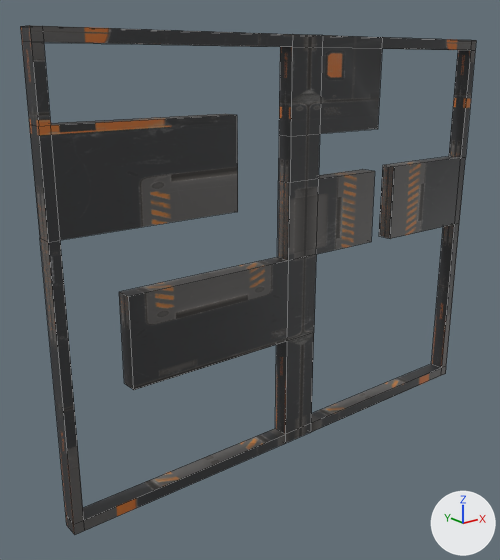
A saved change to the FBX model Assets/3D Models/Levels/Level.fbx.
One viewpoint serves both versions: a 50 mm camera at (-28.15, -30.54, 23.82) aimed at (-2.59, 1.42, 11.04). Lighting does not change. The marker at lower right points along +X, +Y and +Z. Mesh edges are drawn as thin lines. Where no turn or scale is listed for an object, it has been applied to the vertices.
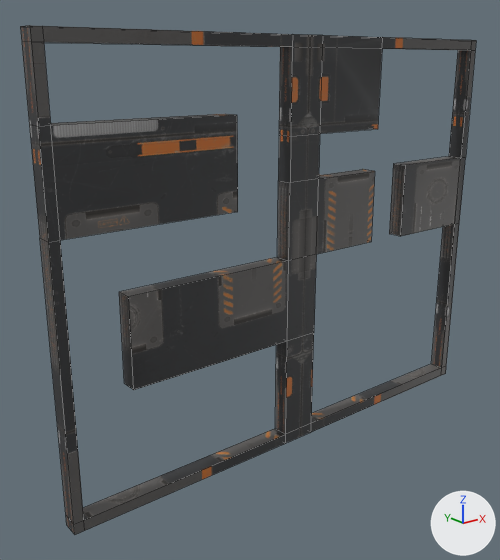
Changed parts and their boxes (x1, y1, x2, y2) in the pictures (500 x 560 px; the box of a moved part takes in the faces that stretch with it):
```json
{"object": "Cube", "change": "reshaped, surface changed", "before": [20, 25, 476, 535], "after": [20, 25, 476, 535]}
{"part": 1, "of": "me_cube_001", "change": "moved or reshaped", "before": [379, 156, 461, 239], "after": [389, 156, 461, 236]}
{"part": 2, "of": "me_cube_001", "change": "surface changed", "before": [20, 25, 476, 535], "after": [20, 25, 476, 535]}
```

Edits to the scene script, one JSON object a line:
```json
{"block": "me_cube_001", "where": "me_cube_001.from_pydata(...)  # 102 vertices, 105 faces; spans x -16.0..16.0, y -0.5..0.5, z 0.0..25.3"}
{"block": "me_cube_001", "where": "# used by ob_cube; location = (0.0, 0.0, 0.0)"}
{"block": "me_cube_001", "where": "# before: 90 (8.1, 0.5, 17.3) at pixel (382, 165), 91 (8.1, 0.5, 12.4) at pixel (378, 236), 92 (8.1, -0.5, 12.4) at pixel (390, 238), 93 (8.1, -0.5, 17.3) at pixel (394, 166)"}
{"block": "me_cube_001", "change": "me_cube_001 part 1"}
{"op": "add", "block": "me_cube_001", "code": "for i in [*range(90, 94)]: me_cube_001.vertices[i].co += Vector((1.1, 0.0, 0.0))"}
{"block": "me_cube_001", "change": "me_cube_001 part 2: texture (UV) coordinates of 105 of 105 faces, centred in x -16.0..16.0, y -0.5..0.5, z 0.0..25.3, changed; they spanned u 0.21..0.79, v -0.07..0.93 and now span u 0.01..0.99, v -0.02..0.98"}
```
